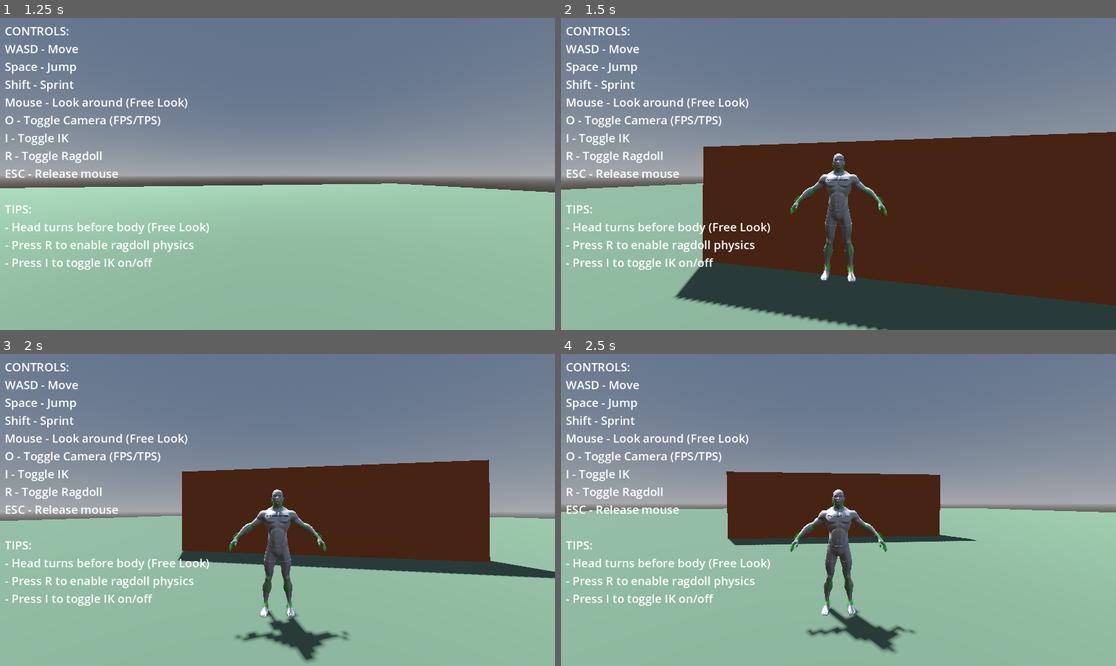
Above: before the commit, frames 1-4 (two rows, left to right).
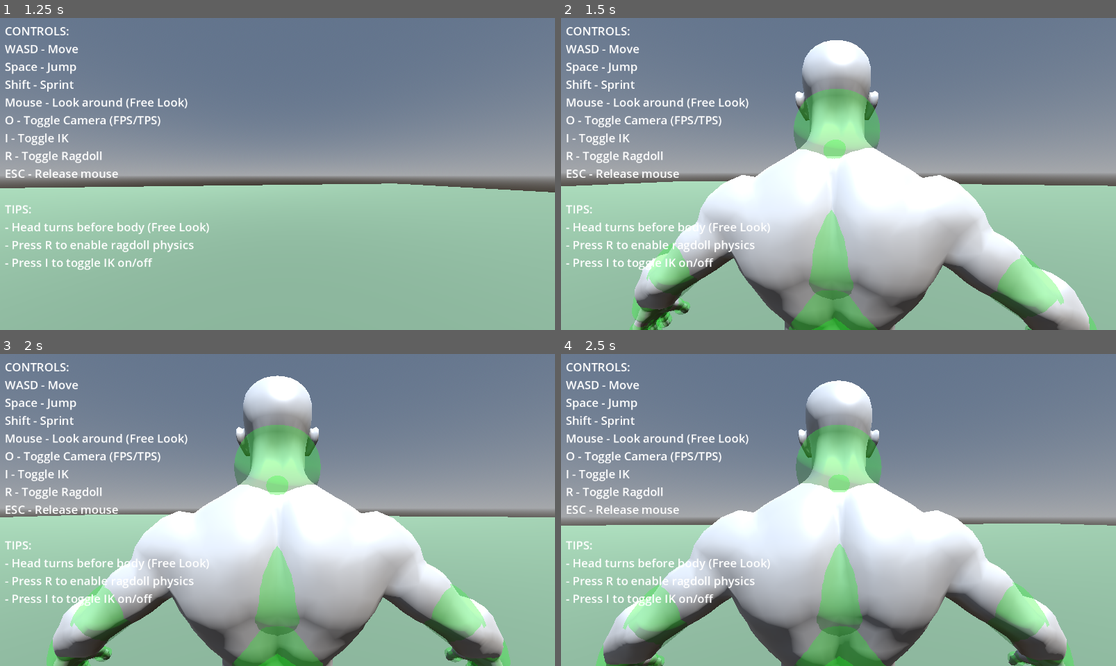
Above: after the commit, the same moments.

Repository: lmf-git/fpsikanimragdoll
Game: Godot game, scene res://world.tscn
The game is run twice, just before and just after one commit, with the same random seed, the same clock (stepped at 60 frames per second) and the same inputs.
Inputs (mouse positions are in pixels of both pictures, inside the frame that each line leads up to):
- Up to frame 1 (1.25 s): move the mouse to (305, 174) at 0.52 s; hold W (move_forward) from 0.53 s (still down); hold Shift (sprint) from 0.53 s (still down); tap Space (jump) at 0.77 s
- Up to frame 2 (1.5 s): keep holding W (move_forward); move the mouse to (810, 174) at 1.27 s; release Shift (sprint) at 1.28 s; tap O (toggle_camera) at 1.35 s
- Up to frame 3 (2 s): keep holding W (move_forward); tap Space (jump) at 1.52 s
- Up to frame 4 (2.5 s): keep holding W (move_forward); move the mouse to (849, 503) at 2.02 s; hold I (toggle_ik) from 2.03 s (still down)

Frame 1 is identical in both runs. In frame 2, 51% of the frame differs, in the area x 0-100%, y 7-100%; in frame 3, 42%; in frame 4, 38%.

Commit message:
Fix TPS camera facing wrong direction
Change offset from Vector3(0, 0, -follow_distance) back to Vector3(0, 0, follow_distance)
The character model's 180° rotation requires positive Z offset to position camera behind

Test: TPS camera should now face the same direction as character

Diff:
--- a/tps_camera.gd
+++ b/tps_camera.gd
@@ -32,8 +32,8 @@
 	# Calculate desired camera position
 	var target_pos = target.global_transform.origin + Vector3(0, follow_height, 0)
 
-	# Calculate camera offset based on rotation (negative Z for behind character)
-	var offset = Vector3(0, 0, -follow_distance)
+	# Calculate camera offset based on rotation (positive Z, rotated model needs this)
+	var offset = Vector3(0, 0, follow_distance)
 	var rotation_transform = Transform3D()
 	rotation_transform = rotation_transform.rotated(Vector3.UP, cam_rotation.y)
 	rotation_transform = rotation_transform.rotated(rotation_transform.basis.x, cam_rotation.x)
